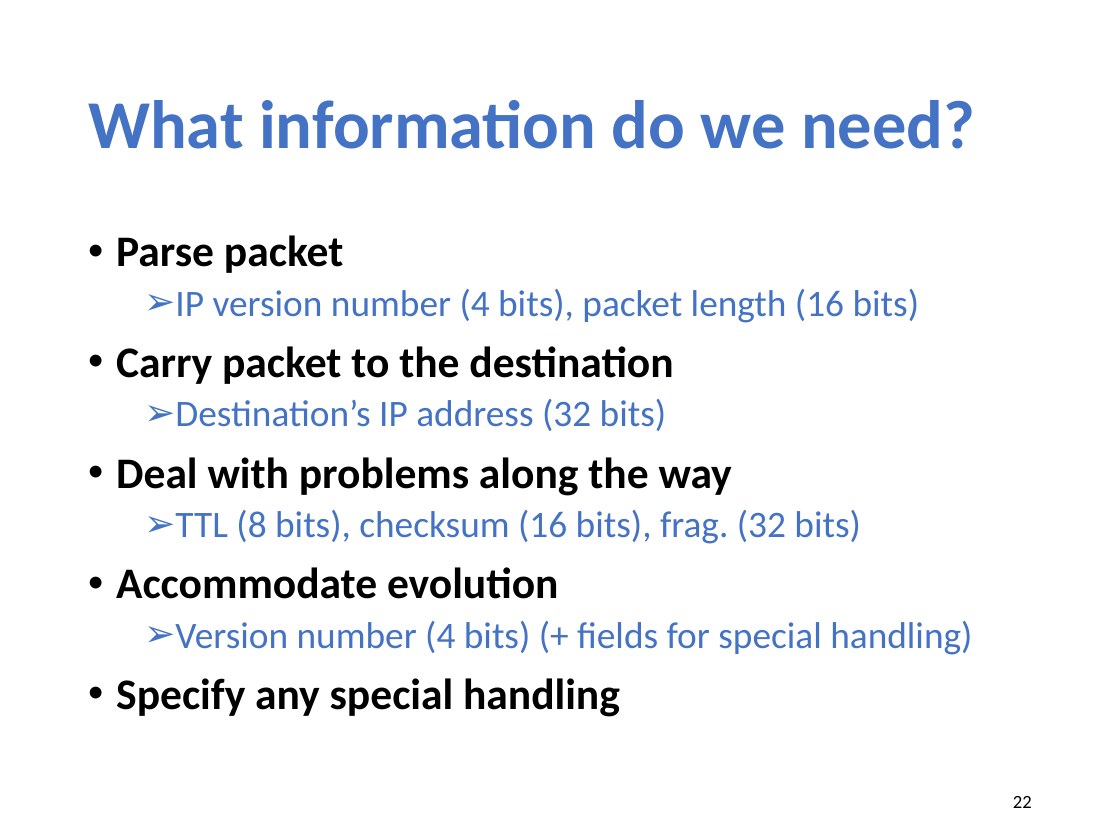
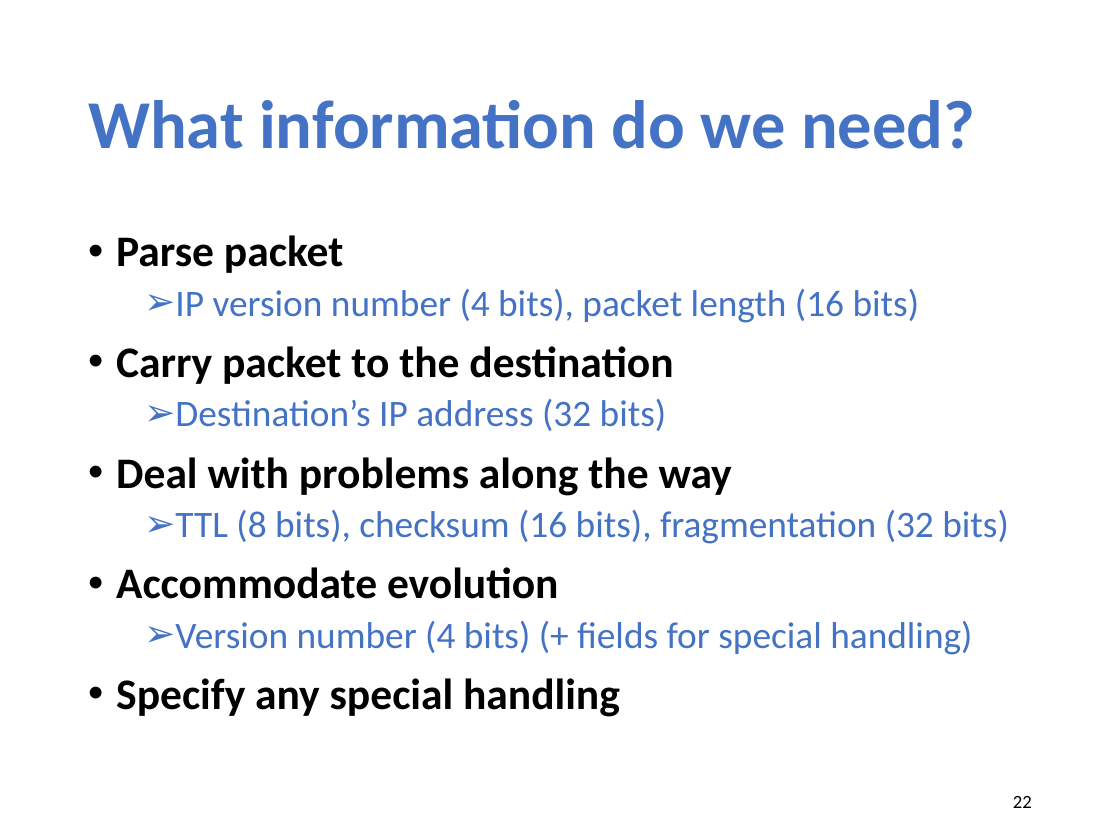
Before and after one commit to xinjin/course-net, a slide deck: slide 22 of slides/lec10_ip.pptx. Drawn at 1120x840 pixels with LibreOffice and Linux fonts; fonts in the diff are those of the drawing. Boxes give left, top, right and bottom in pixels: in the first picture for what was removed or moved away, otherwise in the second. Text is boxed around its words. In the diff, an @@ line names an element or a change of style, - is before the commit and + after.

```diff
--- a/slides/lec10_ip.pptx
+++ b/slides/lec10_ip.pptx
@@ text at <box>175,510,1009,544</box>: text changed @@
-  ➢ TTL (8 bits), checksum (16 bits), frag. (32 bits)
+  ➢ TTL (8 bits), checksum (16 bits), fragmentation (32 bits)
```
Also in this commit, not shown: 4 other slides changed, 1 slide added, 1 other file.
